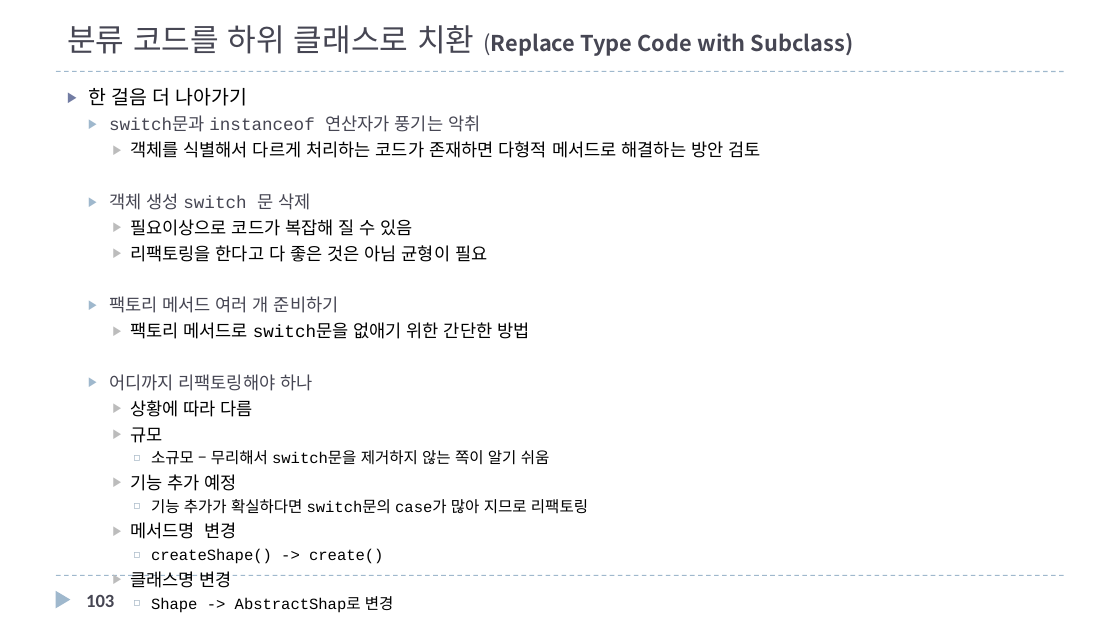
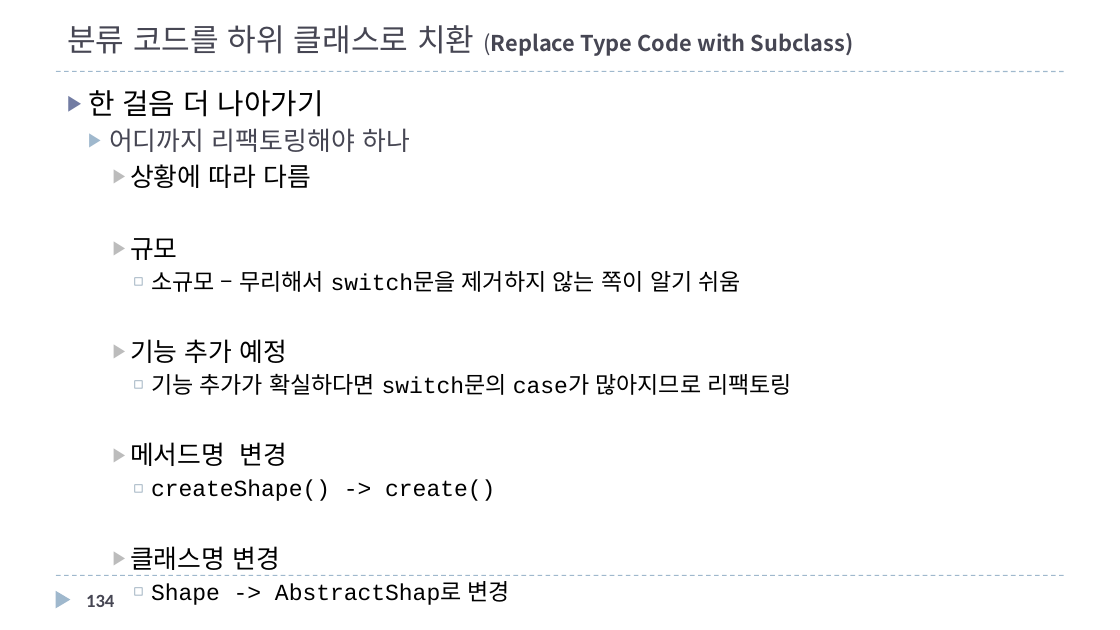
Before and after one commit to mkgungor/refactoring_java, a slide deck: slide 134 of ppt/자바로 배우는 리팩토링 입문3.pptx (slide 103 before the commit). Drawn at 1120x630 pixels with LibreOffice and Linux fonts; fonts in the diff are those of the drawing. Boxes give left, top, right and bottom in pixels: in the first picture for what was removed or moved away, otherwise in the second. Text is boxed around its words. In the diff, an @@ line names an element or a change of style, - is before the commit and + after.

```diff
--- a/ppt/자바로 배우는 리팩토링 입문3.pptx
+++ b/ppt/자바로 배우는 리팩토링 입문3.pptx
@@ text at bbox=[88, 90, 741, 570]: size 12.5 to 18.5 pt in "한 걸음 더 나아가기"; size 11.2 to 16.6 pt in "어디까지 리팩토링해야 하나", "상황에 따라 다름", "규모", "기능 추가 예정" and 2 more places; size 10 to 14.8 pt in "소규모 – 무리해서 switch문을 제거하지 않는 쪽이 ...", "createShape() -> create()", "Shape -> AbstractShap로 변경" @@
@@ text at bbox=[109, 115, 760, 339]: paragraphs removed @@
-  ▶ switch문과 instanceof 연산자가 풍기는 악취
-    ▶ 객체를 식별해서 다르게 처리하는 코드가 존재하면 다형적 메서드로 해결하는 방안 검토
-  ▶ 객체 생성 switch 문 삭제
-    ▶ 필요이상으로 코드가 복잡해 질 수 있음
-    ▶ 리팩토링을 한다고 다 좋은 것은 아님 균형이 필요
-  ▶ 팩토리 메서드 여러 개 준비하기
-    ▶ 팩토리 메서드로 switch문을 없애기 위한 간단한 방법
@@ text at bbox=[151, 373, 792, 395]: text changed; size 10 to 14.8 pt @@
-      ◻ 기능 추가가 확실하다면 switch문의 case가 많아 지므로 리팩토링
+      ◻ 기능 추가가 확실하다면 switch문의 case가 많아지므로 리팩토링
@@ page number at bbox=[86, 595, 114, 607]: text changed @@
-103
+134
```
Also in this commit, not shown: 5 other slides changed, 31 slides added, 16 other files.
